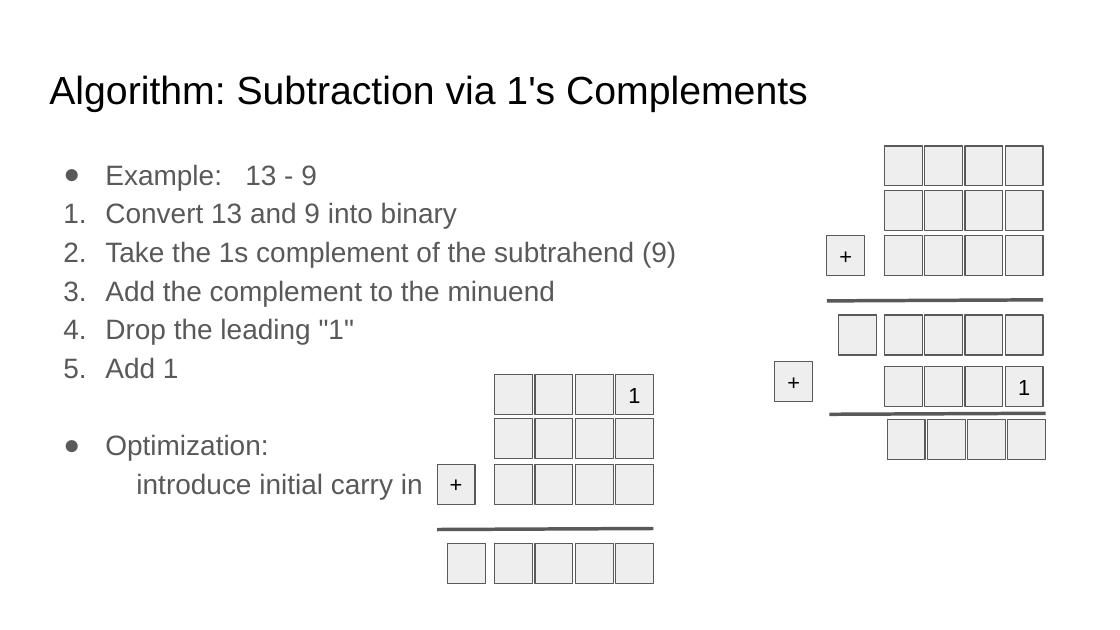
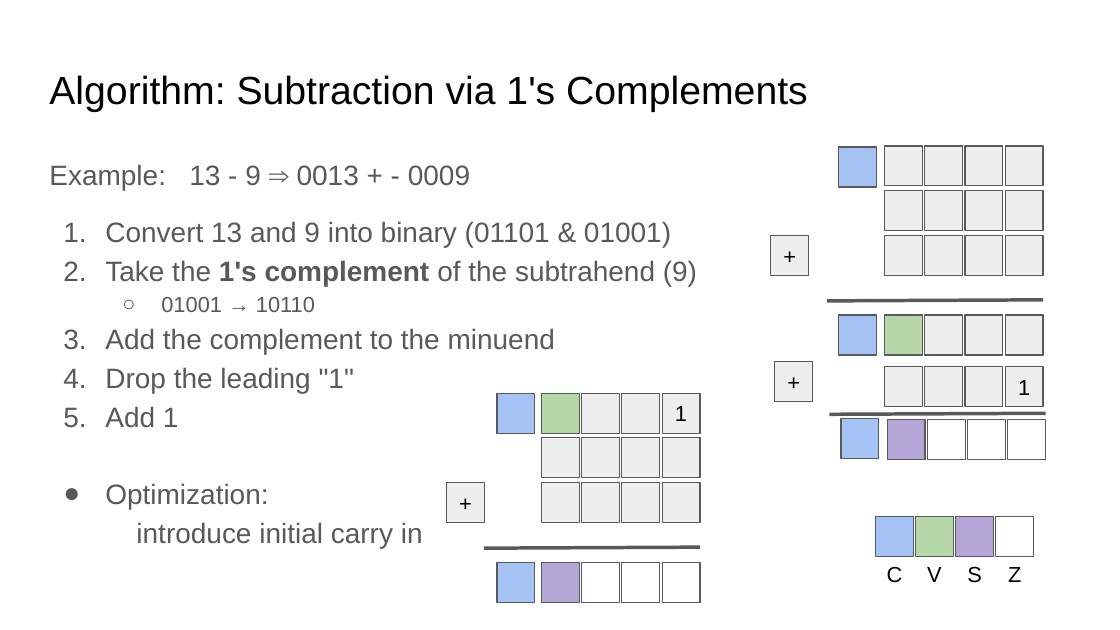
Before and after one commit to COMP122/comp122-s22, a slide deck: slide 14 of format_encodings/documents/Base2_ Encoding and Mathematical Operations.pptx (slide 13 before the commit). Drawn at 1120x630 pixels with LibreOffice and Linux fonts; fonts in the diff are those of the drawing. Boxes give left, top, right and bottom in pixels: in the first picture for what was removed or moved away, otherwise in the second. Text is boxed around its words. In the diff, an @@ line names an element or a change of style, - is before the commit and + after.

```diff
--- a/format_encodings/documents/Base2_ Encoding and Mathematical Operations.pptx
+++ b/format_encodings/documents/Base2_ Encoding and Mathematical Operations.pptx
@@ rectangle added at [839,147,877,187], fill #A4C2F4, outline #595959 0.75 pt @@
@@ text at [49,164,697,312]: text changed @@
-● Example: 13 - 9
-1. Convert 13 and 9 into binary
-2. Take the 1s complement of the subtrahend (9)
+Example: 13 - 9 ⇒ 0013 + - 0009
+1. Convert 13 and 9 into binary (01101 & 01001)
+2. Take the 1's complement of the subtrahend (9)
+  ○ 01001 → 10110
@@ rectangle "+": place and size @@
-rectangle "+" at [827,235,865,276]
+rectangle "+" at [771,235,809,276]
@@ rectangle at [885,315,923,355]: fill #EEEEEE to #B6D7A8 @@
@@ fill #EEEEEE to #A4C2F4 in 3 elements at [839,315,877,355], [497,562,535,603], [497,393,535,433] @@
@@ rectangle: place and size @@
-rectangle at [495,374,533,414]
+rectangle at [497,393,535,433]
@@ rectangle at [542,393,580,433]: fill #EEEEEE to #B6D7A8 @@
@@ rectangle: place and size @@
-rectangle at [495,464,533,504]
+rectangle at [542,393,580,433]
@@ rectangle: place and size @@
-rectangle at [535,374,573,414]
+rectangle at [622,393,660,433]
@@ rectangle "1": place and size @@
-rectangle "1" at [615,374,653,414]
+rectangle "1" at [662,393,700,433]
@@ rectangle added at [841,419,879,459], fill #A4C2F4, outline #595959 0.75 pt @@
@@ rectangle at [887,419,925,459]: fill #EEEEEE to #B4A7D6 @@
@@ rectangle: place and size @@
-rectangle at [495,419,533,459]
+rectangle at [662,438,700,478]
@@ rectangle "+": place and size @@
-rectangle "+" at [437,464,475,504]
+rectangle "+" at [447,483,485,523]
@@ rectangle: place and size @@
-rectangle at [615,543,653,584]
+rectangle at [662,483,700,523]
@@ rectangle removed at [448,543,486,584] @@
@@ line moved from (437, 530) - (653, 529) to (484, 548) - (700, 548) @@
@@ rectangle: place and size @@
-rectangle at [495,543,533,584]
+rectangle at [497,562,535,603]
@@ 9 rectangles: place and size @@
-9 rectangles at [535,374,653,584]
+9 rectangles at [542,393,660,603]
@@ rectangle at [542,562,580,603]: fill #EEEEEE to #B4A7D6 @@
@@ fill #EEEEEE to #FFFFFF in 4 elements at [927,419,965,459], [968,419,1006,459], [1008,419,1046,459], [581,562,619,603] @@
@@ rectangle added at [622,562,660,603], fill #FFFFFF, outline #595959 0.75 pt @@
@@ rectangle added at [662,562,700,603], fill #FFFFFF, outline #595959 0.75 pt @@
@@ group added at [876,516,1034,583]: 4 rectangles, 4 texts @@
+C
+V
+S
+Z
```
Also in this commit, not shown: 18 other slides changed, 2 slides added, 1 slide removed, 12 other files.
